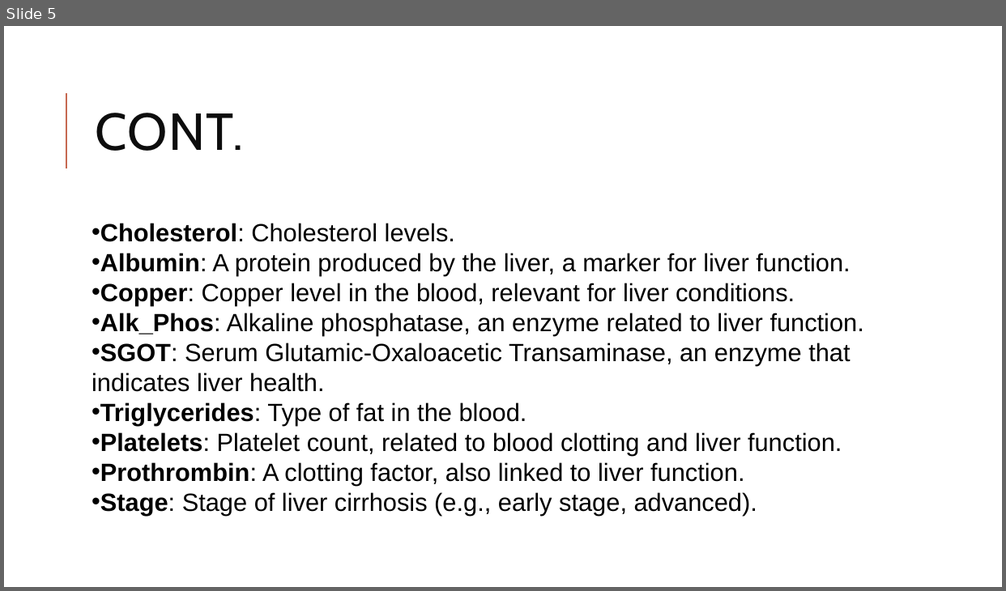
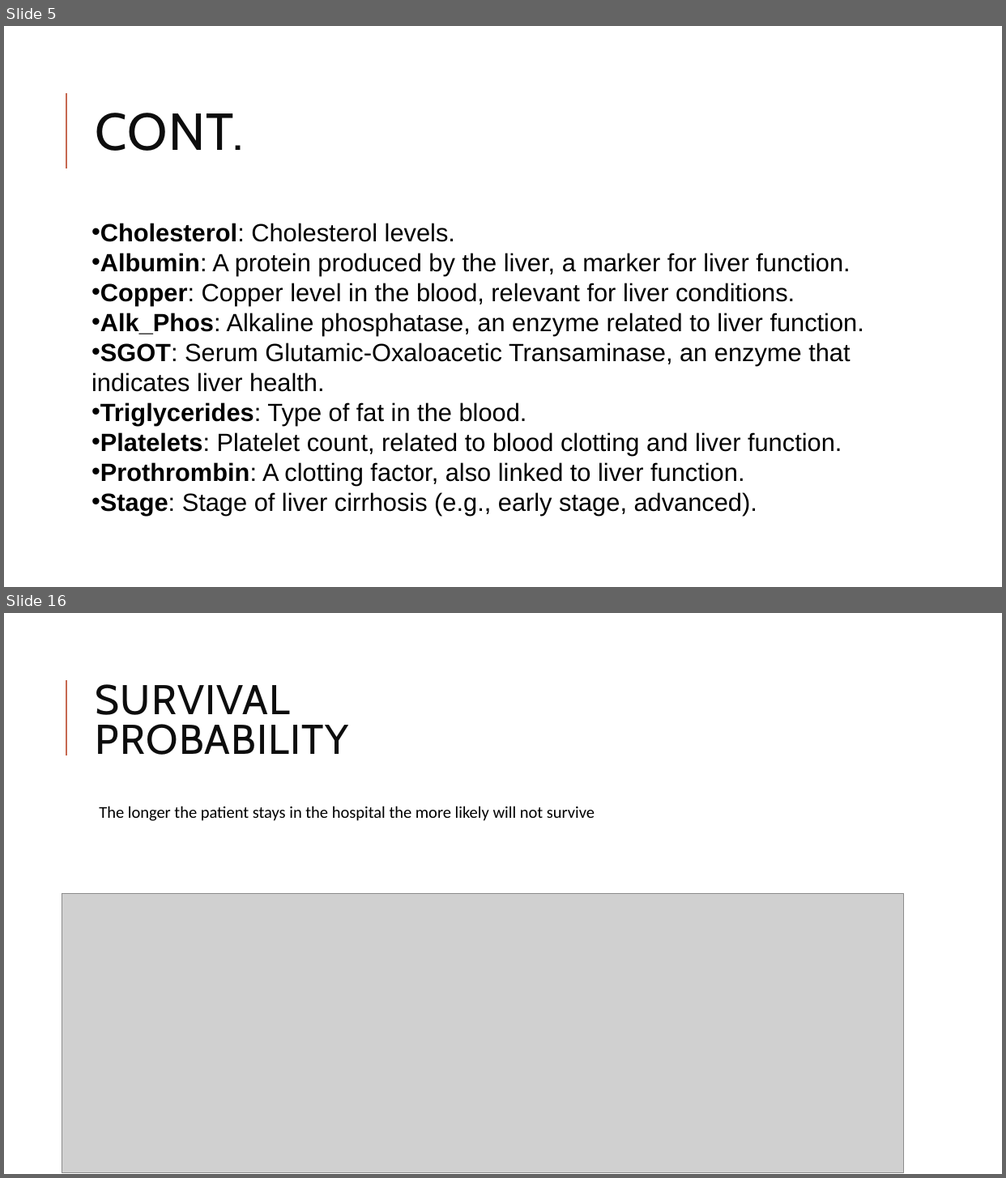
Before and after one commit to Yahia-Ragab/Depi, a slide deck: Depi prject 3.pptx. Shown one above the other, each under a label of ours: slide 5 before the commit, slides 5 and 16 after it; the slides between them are not shown. The pictures are 1006x591 and 1006x1178 pixels, drawn with LibreOffice and Linux fonts; fonts in the diff are those of the drawing; grey boxes stand for pictures. Boxes give left, top, right and bottom in pixels: in the first picture for what was removed or moved away, otherwise in the second. Text is boxed around its words. In the diff, an @@ line names an element or a change of style, - is before the commit and + after.

```diff
--- a/Depi prject 3.pptx
+++ b/Depi prject 3.pptx
@@ slide 16 added at [4,613,1002,1174], background #FFFFFF; not listed: 1 template element that a slide beside it also shows @@
@@ title added at [96,684,349,755], 40 pt, text #0D0D0D @@
+SURVIVAL PROBABILITY
@@ text added at [99,806,594,821], 16 pt, text #000000 @@
+  The longer the patient stays in the hospital the more likely will not survive
@@ picture added at [62,894,904,1174] @@
```
Also in this commit, not shown: 15 slides changed, 5 other slides added, 1 slide removed.
